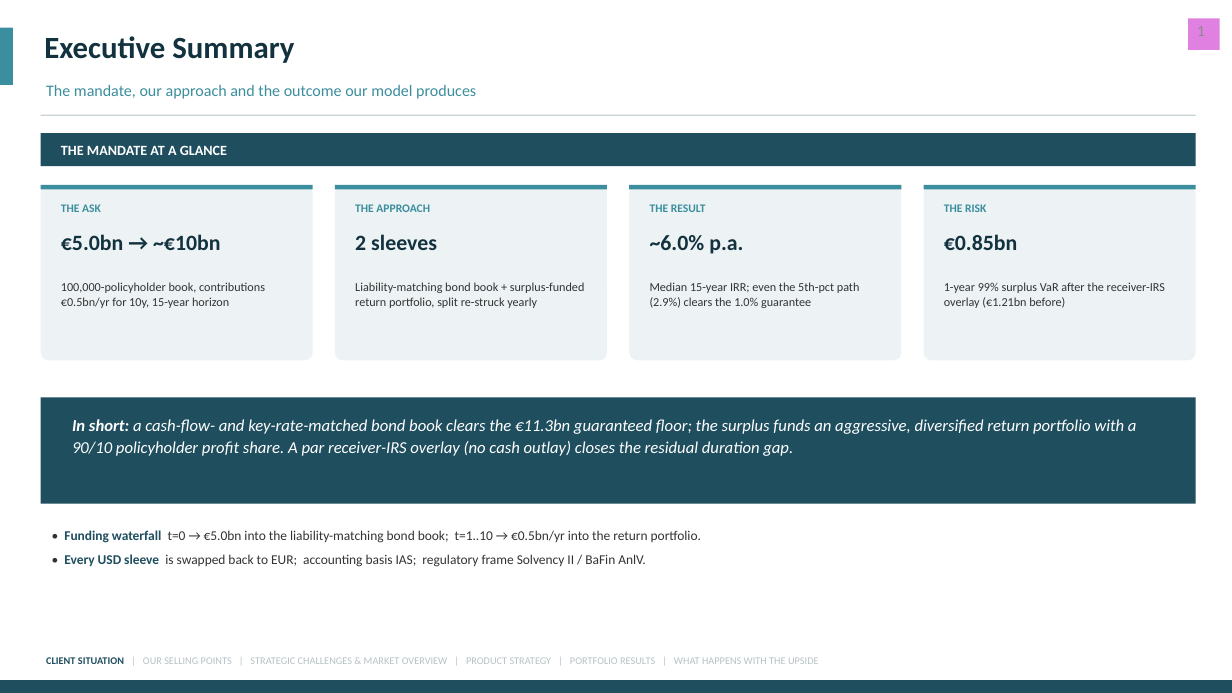
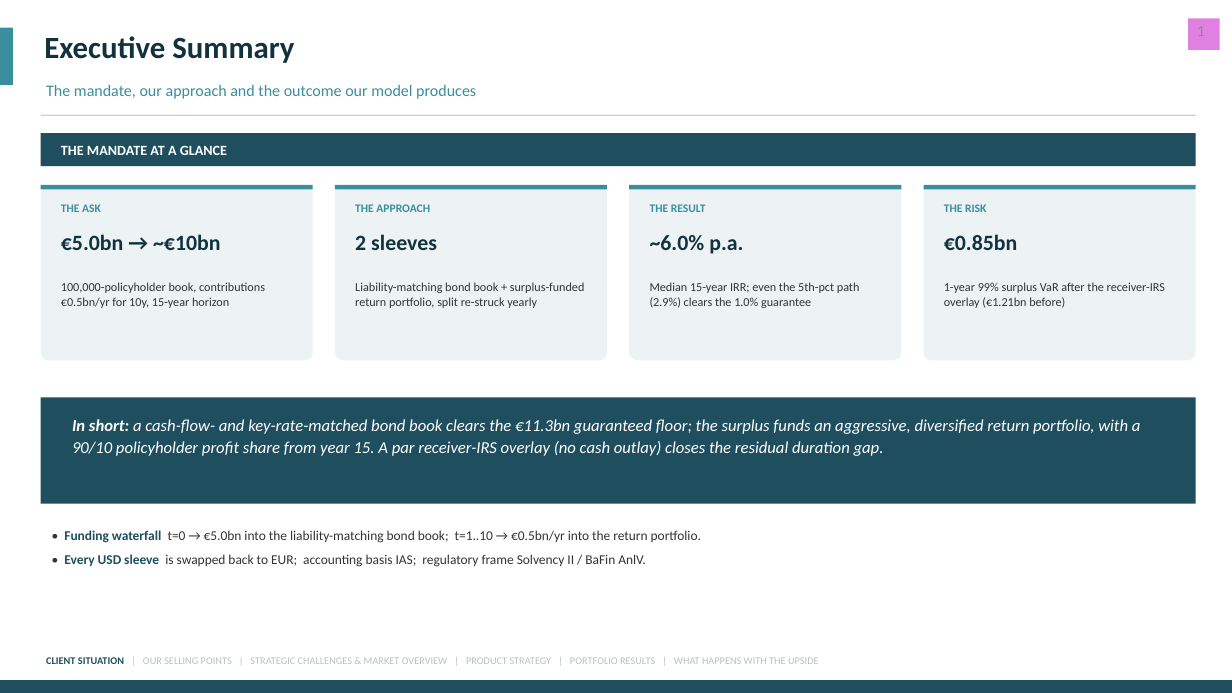
Before and after one commit to benthebender/Financ-Engeneering, a slide deck: slide 2 of Case 3/presentation/All-Kanns_Asset_Management.pptx. Drawn at 1232x693 pixels with LibreOffice and Linux fonts; fonts in the diff are those of the drawing. Boxes give left, top, right and bottom in pixels: in the first picture for what was removed or moved away, otherwise in the second. Text is boxed around its words. In the diff, an @@ line names an element or a change of style, - is before the commit and + after.

```diff
--- a/Case 3/presentation/All-Kanns_Asset_Management.pptx
+++ b/Case 3/presentation/All-Kanns_Asset_Management.pptx
@@ text at bbox=[72, 419, 1141, 456]: text changed @@
-In short: a cash-flow- and key-rate-matched bond book clears the €11.3bn guaranteed floor; the surplus funds an aggressive, diversified return portfolio with a 90/10 policyholder profit share. A par receiver-IRS overlay (no cash outlay) closes the residual duration gap.
+In short: a cash-flow- and key-rate-matched bond book clears the €11.3bn guaranteed floor; the surplus funds an aggressive, diversified return portfolio, with a 90/10 policyholder profit share from year 15. A par receiver-IRS overlay (no cash outlay) closes the residual duration gap.
```
Also in this commit, not shown: 1 other slide changed, 13 other files.
